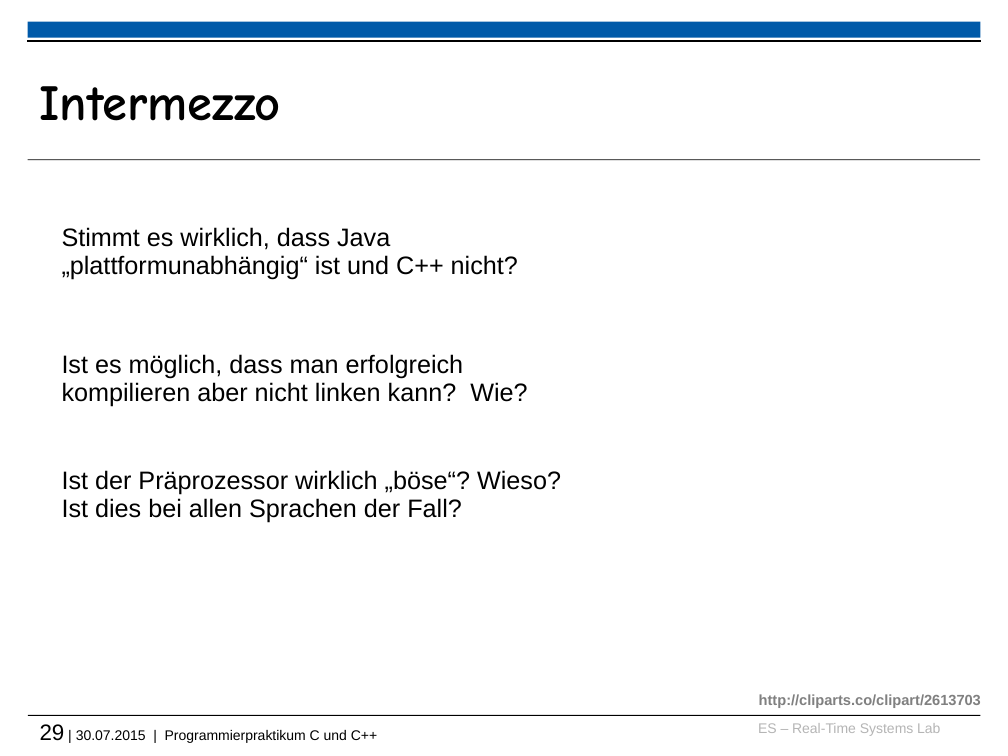
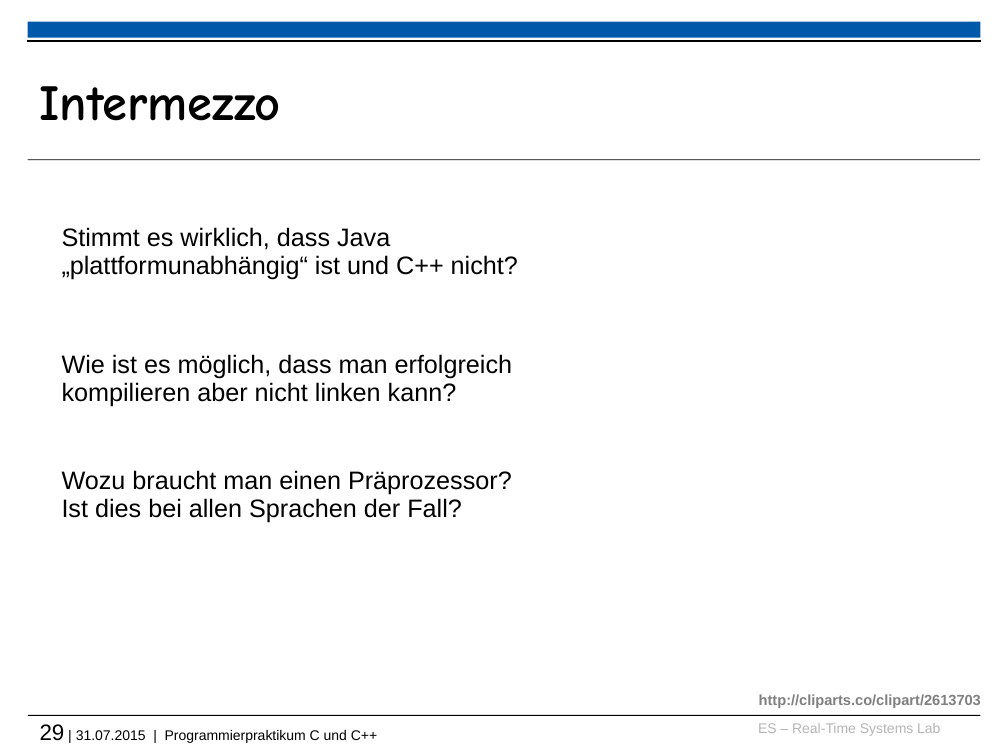
Before and after one commit to h82k/tud-cppp, a slide deck: slide 29 of vorlesung/cppp_lecture.pptx. Drawn at 1008x756 pixels with LibreOffice and Linux fonts; fonts in the diff are those of the drawing; background and template pictures are left out. Boxes give left, top, right and bottom in pixels: in the first picture for what was removed or moved away, otherwise in the second. Text is boxed around its words. In the diff, an @@ line names an element or a change of style, - is before the commit and + after.

```diff
--- a/vorlesung/cppp_lecture.pptx
+++ b/vorlesung/cppp_lecture.pptx
@@ text at (62, 354, 513, 407): text changed @@
-Ist es möglich, dass man erfolgreich kompilieren aber nicht linken kann? Wie?
+Wie ist es möglich, dass man erfolgreich kompilieren aber nicht linken kann?
@@ text at (62, 470, 512, 523): text changed @@
-Ist der Präprozessor wirklich „böse“? Wieso?
-Ist dies bei allen Sprachen der Fall?
+Wozu braucht man einen Präprozessor?
+Ist dies bei allen Sprachen der Fall?
@@ text at (40, 724, 377, 743): text changed @@
-29 | 30.07.2015 | Programmierpraktikum C und C++
+29 | 31.07.2015 | Programmierpraktikum C und C++
```
Also in this commit, not shown: 15 other slides changed, 1 other file.
